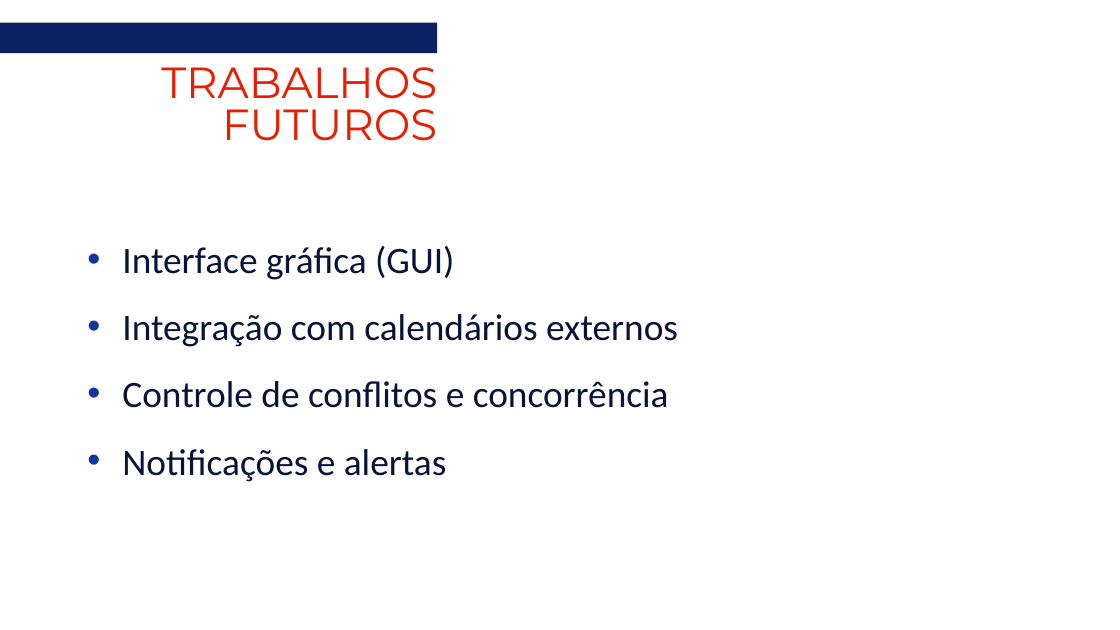
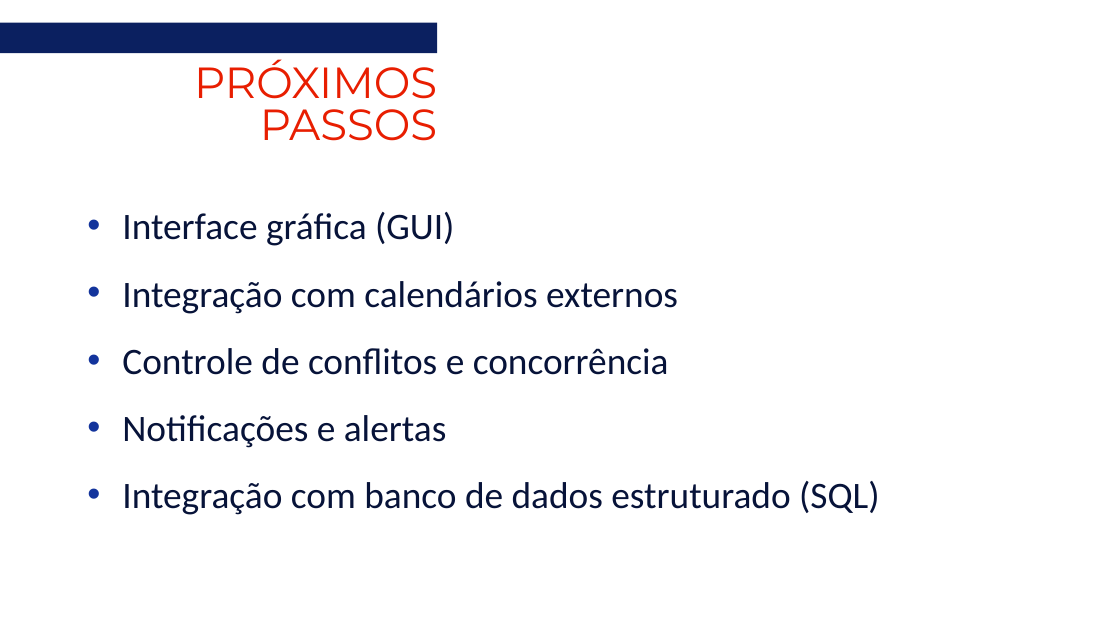
Before and after one commit to marcelo-belotto/projeto-ESI, a slide deck: slide 5 of docs/ReuniON.pptx (slide 15 before the commit). Drawn at 1120x630 pixels with LibreOffice and Linux fonts; fonts in the diff are those of the drawing. Boxes give left, top, right and bottom in pixels: in the first picture for what was removed or moved away, otherwise in the second. Text is boxed around its words. In the diff, an @@ line names an element or a change of style, - is before the commit and + after.

```diff
--- a/docs/ReuniON.pptx
+++ b/docs/ReuniON.pptx
@@ text at <box>194,59,437,141</box>: text changed @@
-TRABALHOS FUTUROS
+PRÓXIMOS PASSOS
@@ subtitle at <box>122,481,880,515</box>: paragraph added @@
+• Integração com banco de dados estruturado (SQL)
```
Also in this commit, not shown: 2 other slides changed, 2 slides added, 14 slides removed, 30 other files.
